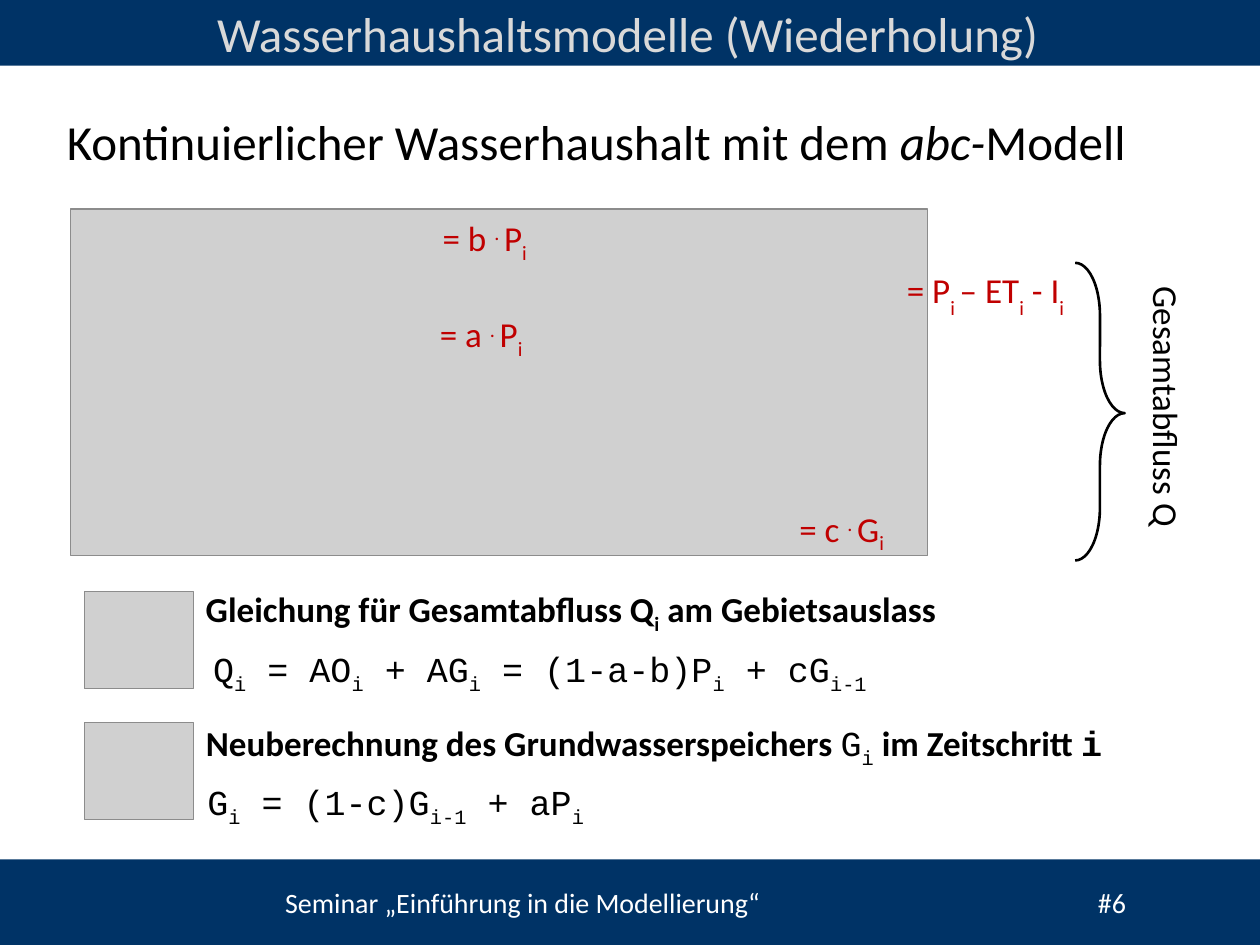
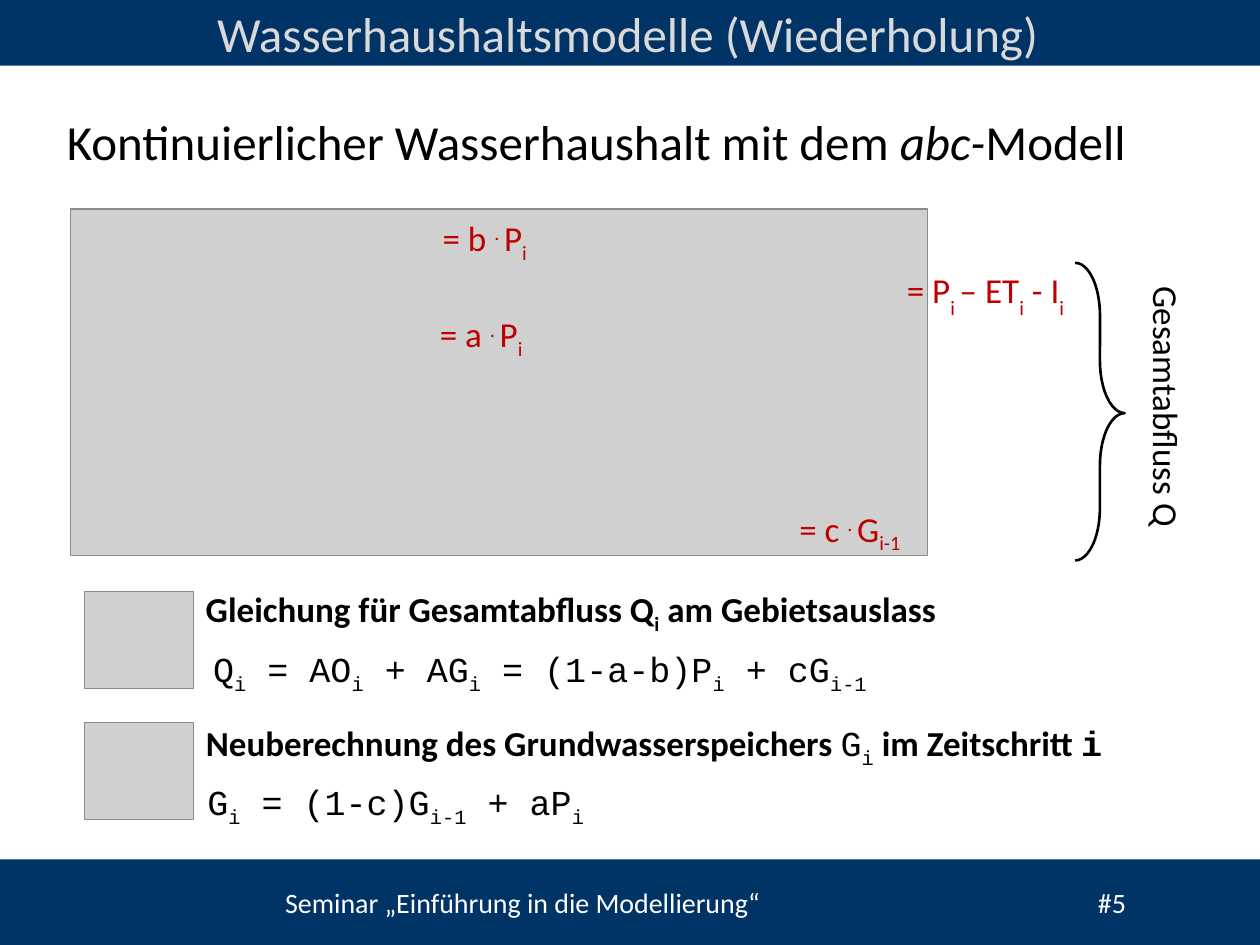
Before and after one commit to heistermann/Einf_Modellierung, a slide deck: slide 5 of Termin_5/folien/UebungModellierung#5.odp (slide 6 before the commit). Drawn at 1260x945 pixels with LibreOffice and Linux fonts; fonts in the diff are those of the drawing; grey boxes stand for pictures; background and template pictures are left out. Boxes give left, top, right and bottom in pixels: in the first picture for what was removed or moved away, otherwise in the second. Text is boxed around its words. In the diff, an @@ line names an element or a change of style, - is before the commit and + after.

```diff
--- a/Termin_5/folien/UebungModellierung#5.odp
+++ b/Termin_5/folien/UebungModellierung#5.odp
@@ text at box(825, 525, 900, 557): text changed @@
-= c . Gi
+= c . Gi-1
@@ text at box(285, 893, 1126, 918): text changed @@
-Seminar „Einführung in die Modellierung“ #6
+Seminar „Einführung in die Modellierung“ #5
```
Also in this commit, not shown: 8 other slides changed, 1 slide removed, 21 other files.
